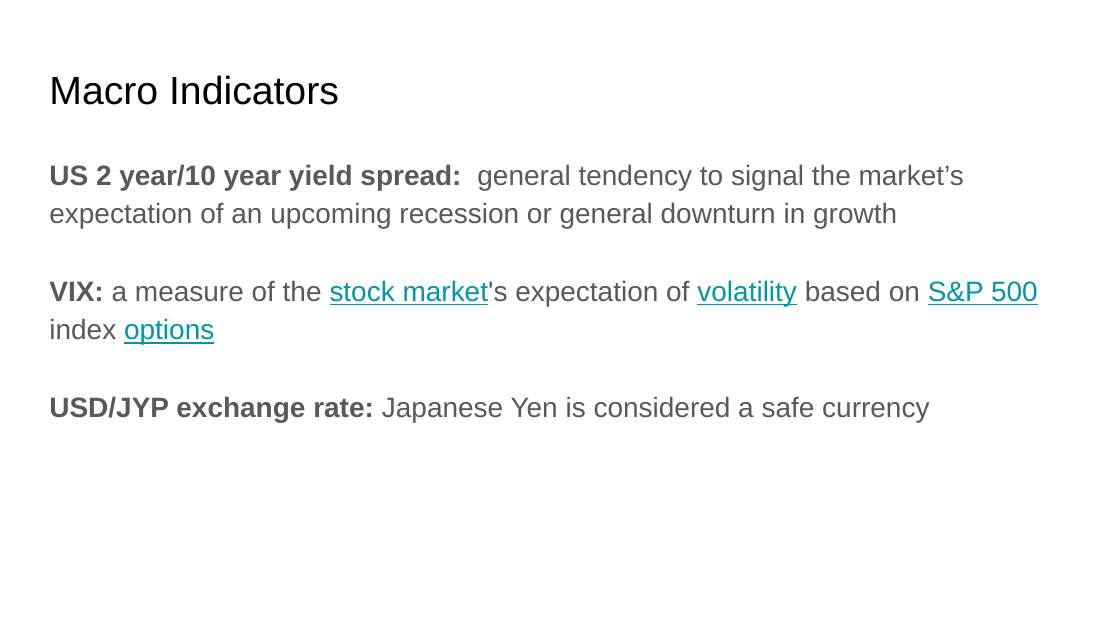
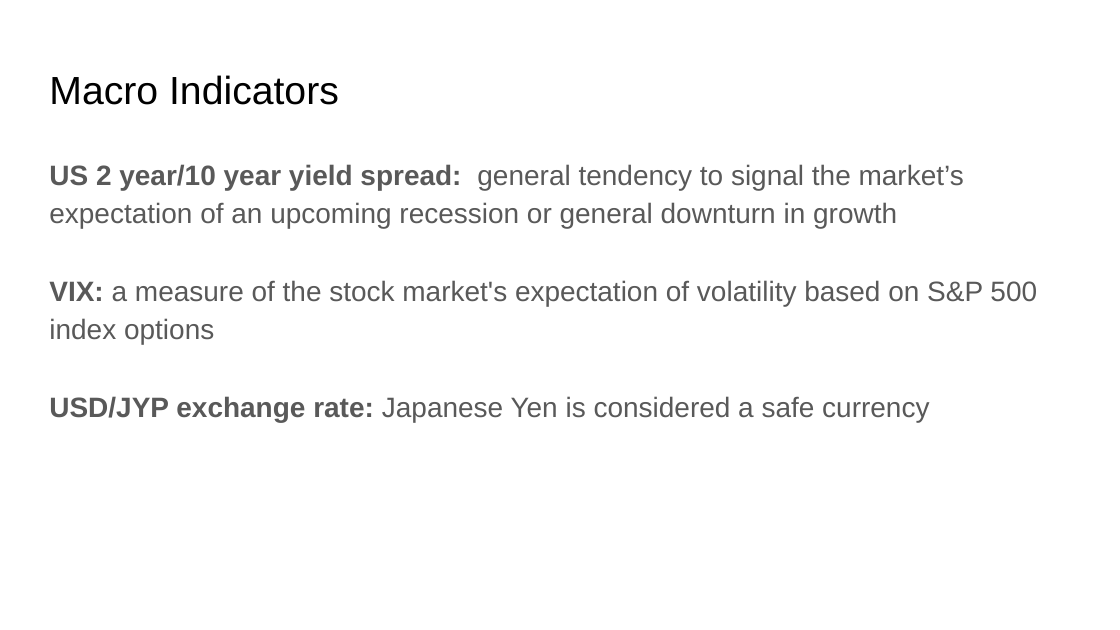
Before and after one commit to vweinblatt123/CF-Project2, a slide deck: slide 6 of CF-Project2.pptx. Drawn at 1120x630 pixels with LibreOffice and Linux fonts; fonts in the diff are those of the drawing. Boxes give left, top, right and bottom in pixels: in the first picture for what was removed or moved away, otherwise in the second. Text is boxed around its words. In the diff, an @@ line names an element or a change of style, - is before the commit and + after.

```diff
--- a/CF-Project2.pptx
+++ b/CF-Project2.pptx
@@ text at [49,280,1037,345]: text colour #0097A7 to #595959, underline off in "stock market's volatility S&P 500 options" @@
```
Also in this commit, not shown: 1 other slide changed.
